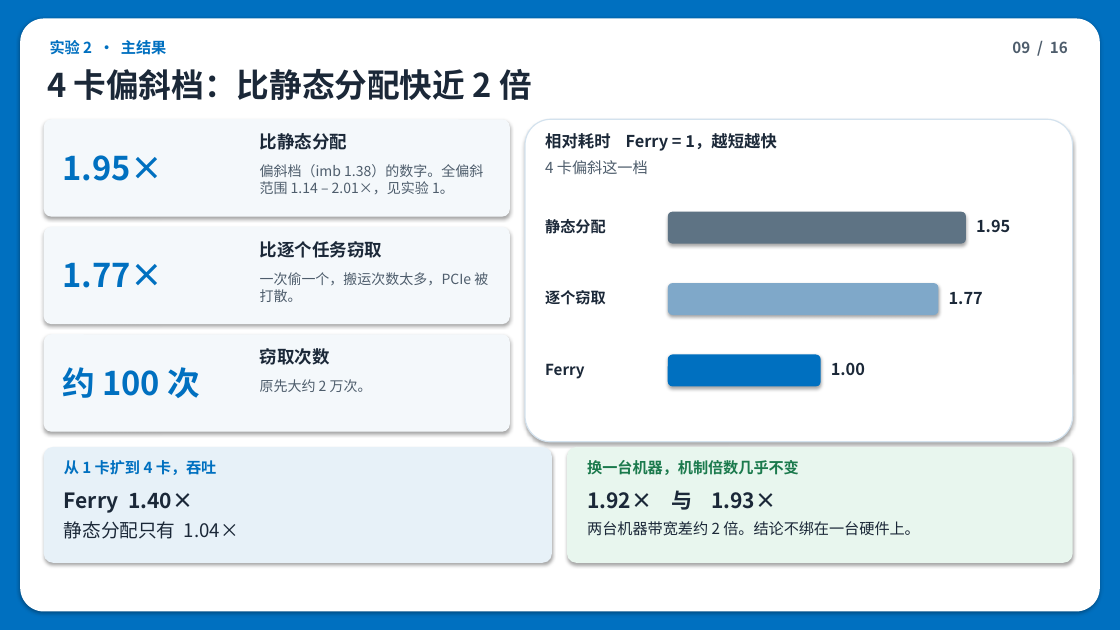
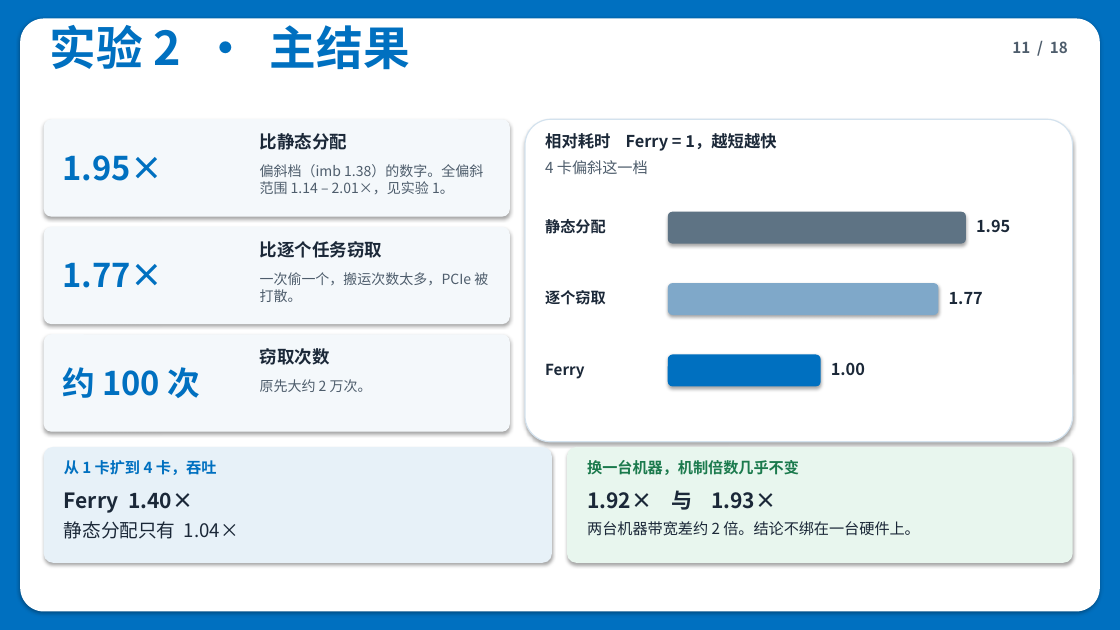
Before and after one commit to clearleo126/ferry, a slide deck: slide 11 of Ferry-导师汇报.pptx (slide 9 before the commit). Drawn at 1120x630 pixels with LibreOffice and Linux fonts; fonts in the diff are those of the drawing. Boxes give left, top, right and bottom in pixels: in the first picture for what was removed or moved away, otherwise in the second. Text is boxed around its words. In the diff, an @@ line names an element or a change of style, - is before the commit and + after.

Commit message:
docs(ppt): 新增「热点挤压」背景页（第 3 页），全篇角标统一为 NN / 18
导师汇报 PPT 更新：
- 新增第 3 页（背景）：热点挤压：一张卡吸走大部分请求
  以「前缀缓存 → 亲和路由 → 挤压成形」三张卡讲清失衡的机理，
  底部视觉用暖色高亮 GPU 0 标出热点，其余三卡标「闲着」；
  并补一行工业界现解及其边界（饱和阈值只改新请求，搬不动热卡上的存量）。
- 原第 3–17 页顺延为 4–18 页。
- 角标统一为「页码 / 总页数」：原稿存在历史残留（第 9 页角标为 07/15、
  总页数仍写 16），本次一并修正为 02/18 … 18/18。

```diff
--- a/Ferry-导师汇报.pptx
+++ b/Ferry-导师汇报.pptx
@@ text "实验 2 · 主结果" at (50, 18, 410, 70): size 13 to 40 pt @@
@@ text at (1012, 41, 1068, 53): text changed @@
-09 / 16
+11 / 18
@@ text removed at (47, 69, 532, 100) @@
-4 卡偏斜档：比静态分配快近 2 倍
```
Also in this commit, not shown: 14 other slides changed, 2 slides added.
